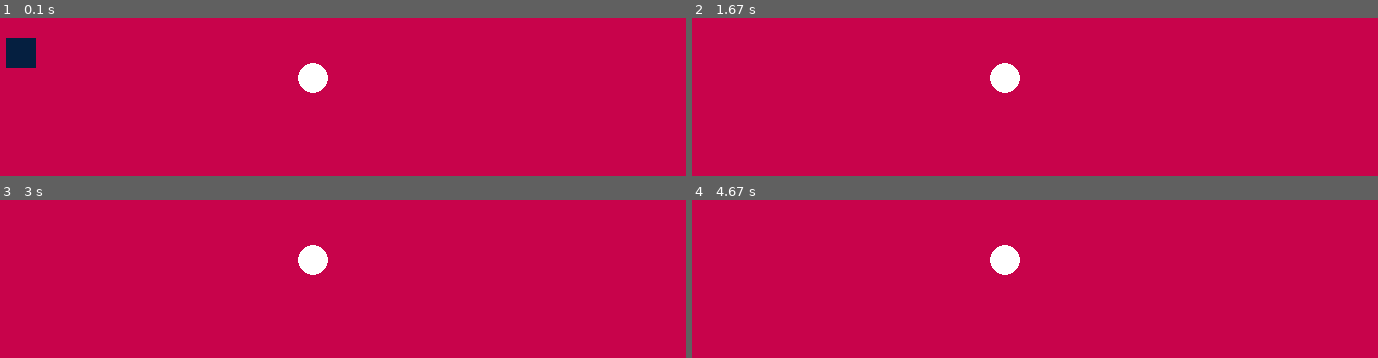
Above: before the commit, frames 1-4 (two rows, left to right).
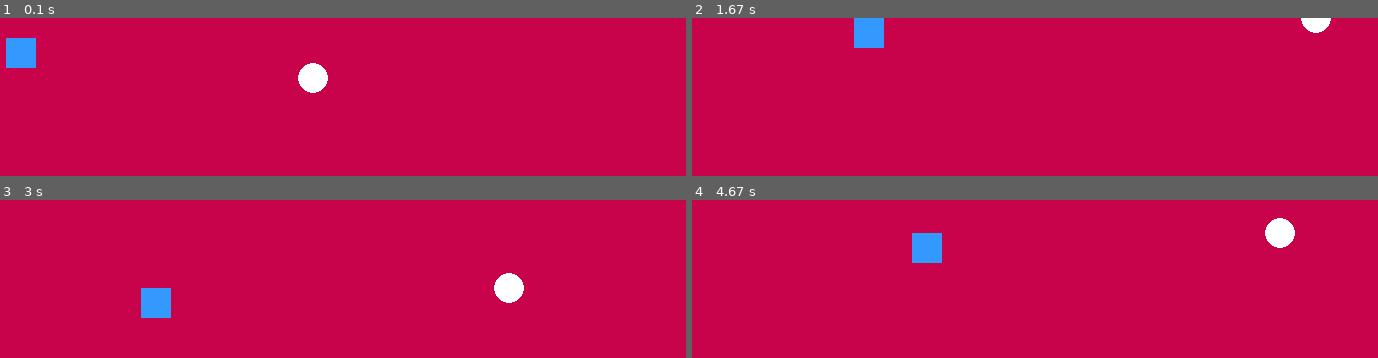
Above: after the commit, the same moments.

Repository: VarunM25/Varun_GameDesign
Game: pygame game, started from CircleEatsSquare.py
Two runs of this game, one before a commit and one after it. Both use one fixed random seed, a clock stepped at 60 frames per second and the inputs below.
Inputs:
- Up to frame 1 (0.1 s): no input
- Up to frame 2 (1.67 s): hold W 0.33-0.8 s; hold Right 0.33-0.8 s; hold Right 0.83-1.3 s; hold D 0.83-1.3 s; hold Up 1.33-1.63 s; hold W 1.33-1.63 s
- Up to frame 3 (3 s): hold Right 1.67-2.13 s; hold D 1.67-2.13 s; hold Left 2.17-2.7 s; hold A 2.17-2.7 s; hold Down from 2.73 s (still down); hold S from 2.73 s (still down)
- Up to frame 4 (4.67 s): release Down at 3.03 s; release S at 3.03 s; hold Left 3.07-3.47 s; hold A 3.07-3.47 s; hold Up 3.5-3.87 s; hold W 3.5-3.87 s; hold Right 3.9-4.53 s; hold D 3.9-4.53 s; hold Down from 4.57 s (still down); hold S from 4.57 s (still down)

The runs differ from the first frame. In frame 1, 0.8% of the frame differs, in the area x 0-6%, y 12-32%; in frame 2, 1.8%; in frame 3, 2.1%, in the area x 20-77%, y 28-75%; in frame 4, 2.1%.

Commit message:
Basically finished game

Diff:
--- a/CircleEatsSquare.py
+++ b/CircleEatsSquare.py
@@ -14,7 +14,7 @@
 WIDTH = 700
 HEIGHT = 700
 check =True
-move =5
+move =1
 #square variable
 xs=20
 ys=20
@@ -25,6 +25,13 @@
 rad=15
 xc=random.randint(rad,WIDTH-rad)
 yc=random.randint(rad,HEIGHT-rad)
+
+#circle hitbox
+c_wbox = 20
+c_hbox = 20
+xh = xc-(rad/1.5)
+yh = yc-(rad/1.5)
+hitbox=pygame.Rect(xh,yh,c_wbox,c_hbox)
 
 #creating the rectangle
 square =pygame.Rect(xs,ys,wbox,hbox)
@@ -38,8 +45,9 @@
 
 #Get colors
 background = colors.get('pink')
-sqcolor=colors.get('navy')
+sqcolor=colors.get('aqua')
 circlecolor=colors.get('white')
+hb_color = colors.get ('white')
 while check:
     screen.fill(background)
     for event in pygame.event.get():
@@ -51,12 +59,36 @@
         square.x-= move
     if keys [pygame.K_d] and square.x <WIDTH-wbox:
         square.x += move
-    if keys [pygame.K_w]:
+    if keys [pygame.K_w] and square.y>=move:
         square.y -= move
-    if keys [pygame.K_s]:
+    if keys [pygame.K_s] and square.y<= HEIGHT-(hbox+move):
         square.y += move
+#Circle movement
+    if keys [pygame. K_LEFT] and xc >=move:
+        xc-=move
+        hitbox.x-=move
+    if keys [pygame. K_RIGHT] and xc <= WIDTH -move:
+        xc+=move
+        hitbox.x+=move
+    if keys [pygame. K_UP] and yc >=move:
+        yc-=move
+        hitbox.y-=move
+    if keys [pygame. K_DOWN] and yc <= HEIGHT -move:
+        yc+=move
+        hitbox.y+=move
+#collisions
+    if square.colliderect(hitbox):
+        xs=random.randint(0,WIDTH-wbox)
+        ys=random.randint(0, HEIGHT-hbox)
+        square = pygame.Rect(xs,ys,wbox,hbox)
+        rad+=10
+        c_wbox+=13.5
+        c_hbox+=13.5
+        xh=xc-(rad/1.5)
+        yh=yc-(rad/1.5)
+        hitbox=pygame.Rect(xh,yh,c_wbox,c_hbox)
     pygame.draw.rect(screen, sqcolor, square)
     pygame.draw.circle(screen,circlecolor,(xc,yc),rad)
-
+    pygame.draw.rect(screen, hb_color, hitbox)
     pygame.display.update()
-    pygame.time.delay(10)
+    pygame.time.delay(3)
